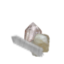
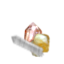
Two versions of the same layered image (64x64). Layer-by-layer changes:
painted on "Main" over <box>12,22,50,57</box>
